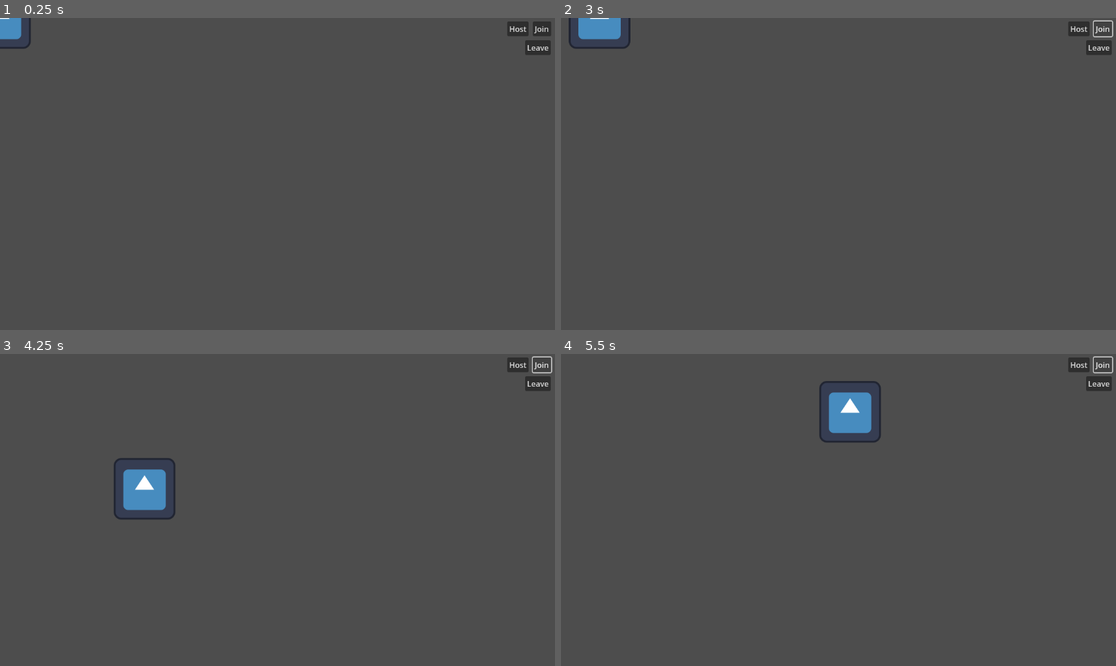
Above: before the commit, frames 1-4 (two rows, left to right).
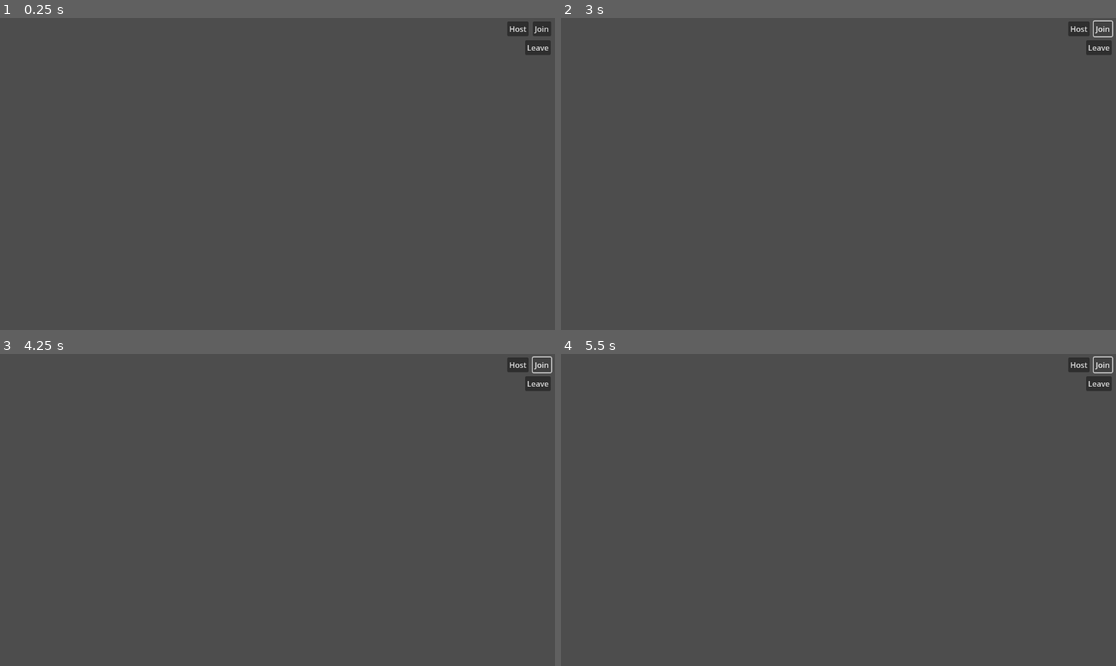
Above: after the commit, the same moments.

Repository: flashguardian13/godot-multiplayer-poc
Game: Godot game, scene res://game.tscn
Two runs of this game, one before a commit and one after it. Both use one fixed random seed, a clock stepped at 60 frames per second and the inputs below. The engine's default icon, where the game draws it, is replaced by a stand-in: a white triangle on a blue panel in a dark square.
Inputs:
- Up to frame 1 (0.25 s): no input
- Up to frame 2 (3 s): click "Host" at 0.5 s; click "Leave" at 1.25 s; click "Join" at 2 s; hold Right (ui_right) from 2.78 s (still down)
- Up to frame 3 (4.25 s): release Right (ui_right) at 3.53 s; hold Down (ui_down) from 3.53 s (still down)
- Up to frame 4 (5.5 s): release Down (ui_down) at 4.28 s; hold Right (ui_right) 4.28-5.03 s; hold Up (ui_up) from 5.03 s (still down)

The runs differ from the first frame. In frame 1, 0.3% of the frame differs, in the area x 0-6%, y 0-10%; in frame 2, 0.7%; in frame 3, 1.3%; in frame 4, 1.3%, in the area x 46-58%, y 8-29%.

Commit message:
multiplayer sprites that can move

Diff:
--- a/game.gd
+++ b/game.gd
@@ -1,4 +1,7 @@
 extends Node2D
+
+@export
+var player_scene:PackedScene
 
 const IP_ADDRESS:String = "127.0.0.1"
 const PORT:int = 45367
@@ -9,6 +12,7 @@
 
 # Player information
 var player_info:Dictionary = { "name": "Player %s" % randi() }
+var player_sprites:Dictionary = {}
 
 func _ready():
 	multiplayer.peer_connected.connect(_on_peer_connected)
@@ -16,6 +20,7 @@
 	multiplayer.connected_to_server.connect(_on_connected_to_server)
 	multiplayer.connection_failed.connect(_on_connection_failed)
 	multiplayer.server_disconnected.connect(_on_server_disconnected)
+	$MultiplayerSpawner.spawn_function = spawn_player
 
 # Button press event listeners
 
@@ -30,6 +35,7 @@
 		return error
 	multiplayer.multiplayer_peer = peer
 	print("[%s] Peer (server) created." % peer.get_unique_id())
+	$MultiplayerSpawner.spawn({ "auth_id": peer.get_unique_id() })
 
 func _on_join_button_pressed():
 	if is_multiplayer():
@@ -58,6 +64,8 @@
 
 func _on_peer_disconnected(id:int):
 	print("[%s] Peer %s disconnected." % [multiplayer.get_unique_id(), id])
+	if multiplayer.is_server():
+		despawn_player(id)
 	players.erase(id)
 
 func _on_connected_to_server():
@@ -82,8 +90,27 @@
 	var sender_id:int = multiplayer.get_remote_sender_id()
 	print("[%s] Received information for player %s." % [multiplayer.get_unique_id(), sender_id])
 	players[sender_id] = player_info
+	if multiplayer.is_server():
+		$MultiplayerSpawner.spawn({ "auth_id": sender_id })
 
 func disconnect_from_server() -> void:
 	players.clear()
 	print("[%s] Peer destroyed." % multiplayer.get_unique_id())
 	multiplayer.multiplayer_peer = null
+
+func spawn_player(data:Dictionary) -> Node2D:
+	var auth_id:int = data.get("auth_id")
+	var player_sprite:Node2D = player_scene.instantiate()
+	player_sprites[auth_id] = player_sprite
+	player_sprite.name = "Player%s" % auth_id
+	print("[%s] spawned player sprite with name '%s'" % [multiplayer.get_unique_id(), player_sprite.name])
+	player_sprite.call_deferred("set_multiplayer_authority", auth_id)
+	print("[%s] will set multiplayer authority of %s to %s" % [multiplayer.get_unique_id(), player_sprite.name, auth_id])
+	player_sprite.position = Vector2(100, 100)
+	return player_sprite
+
+func despawn_player(id:int) -> void:
+	var player_sprite:Node2D = player_sprites[id]
+	player_sprites.erase(id)
+	$World.remove_child(player_sprite)
+	player_sprite.queue_free()
--- a/game.tscn
+++ b/game.tscn
@@ -5,8 +5,9 @@
 
 [node name="Game" type="Node2D"]
 script = ExtResource("1_0d6ki")
+player_scene = ExtResource("1_lk51x")
 
-[node name="Player" parent="." instance=ExtResource("1_lk51x")]
+[node name="World" type="Node2D" parent="."]
 
 [node name="HostButton" type="Button" parent="."]
 offset_left = 1053.0
@@ -30,6 +31,9 @@
 offset_bottom = 77.0
 text = "Leave"
 
+[node name="MultiplayerSpawner" type="MultiplayerSpawner" parent="."]
+spawn_path = NodePath("../World")
+
 [connection signal="pressed" from="HostButton" to="." method="_on_host_button_pressed"]
 [connection signal="pressed" from="JoinButton" to="." method="_on_join_button_pressed"]
 [connection signal="pressed" from="LeaveButton" to="." method="_on_leave_button_pressed"]
--- a/player.gd
+++ b/player.gd
@@ -10,5 +10,6 @@
 	velocity = input_dir * speed
 
 func _physics_process(delta):
-	_get_input()
-	move_and_slide()
+	if is_multiplayer_authority():
+		_get_input()
+		move_and_slide()
--- a/player.tscn
+++ b/player.tscn
@@ -1,10 +1,15 @@
-[gd_scene load_steps=4 format=3 uid="uid://chg25idolwddw"]
+[gd_scene load_steps=5 format=3 uid="uid://chg25idolwddw"]
 
 [ext_resource type="Texture2D" uid="uid://dlva4ul1sqonv" path="res://icon.svg" id="1_5svkx"]
 [ext_resource type="Script" path="res://player.gd" id="1_yvs4q"]
 
 [sub_resource type="RectangleShape2D" id="RectangleShape2D_eove2"]
 size = Vector2(123, 123)
+
+[sub_resource type="SceneReplicationConfig" id="SceneReplicationConfig_konnk"]
+properties/0/path = NodePath(".:position")
+properties/0/spawn = true
+properties/0/replication_mode = 2
 
 [node name="Player" type="CharacterBody2D"]
 script = ExtResource("1_yvs4q")
@@ -15,3 +20,6 @@
 [node name="CollisionShape2D" type="CollisionShape2D" parent="."]
 position = Vector2(-0.5, -0.5)
 shape = SubResource("RectangleShape2D_eove2")
+
+[node name="MultiplayerSynchronizer" type="MultiplayerSynchronizer" parent="."]
+replication_config = SubResource("SceneReplicationConfig_konnk")
